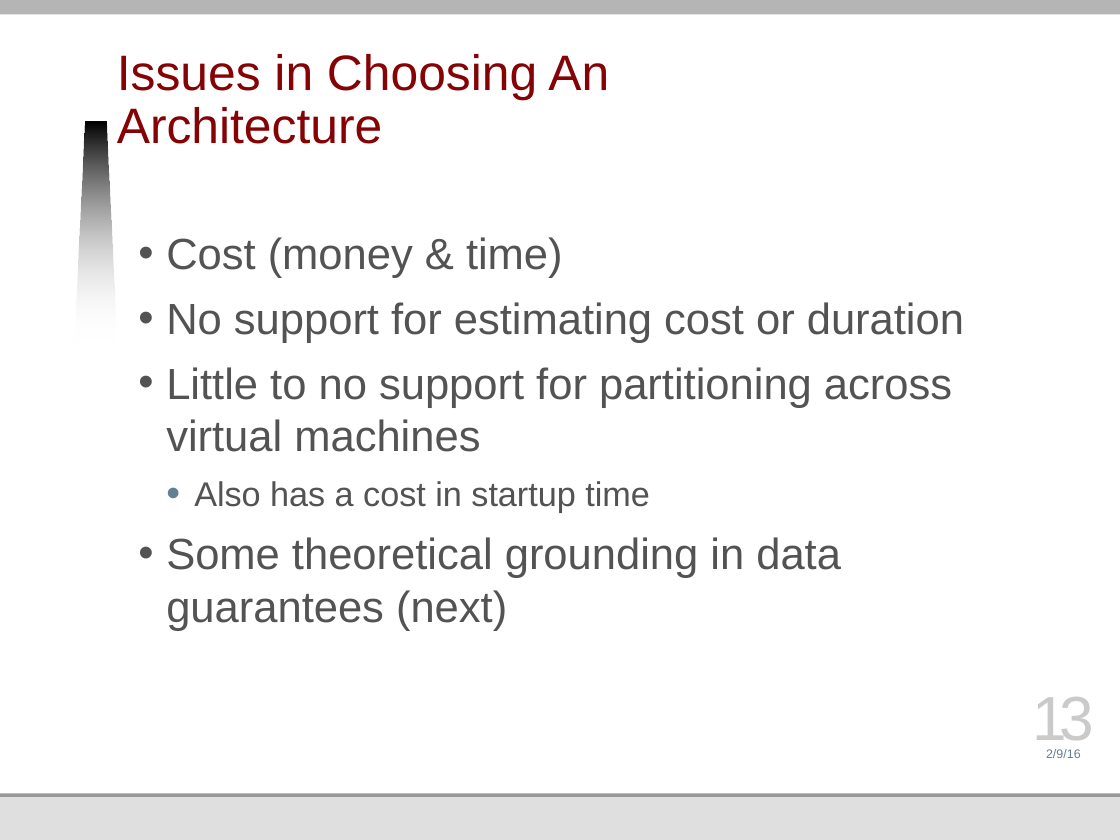
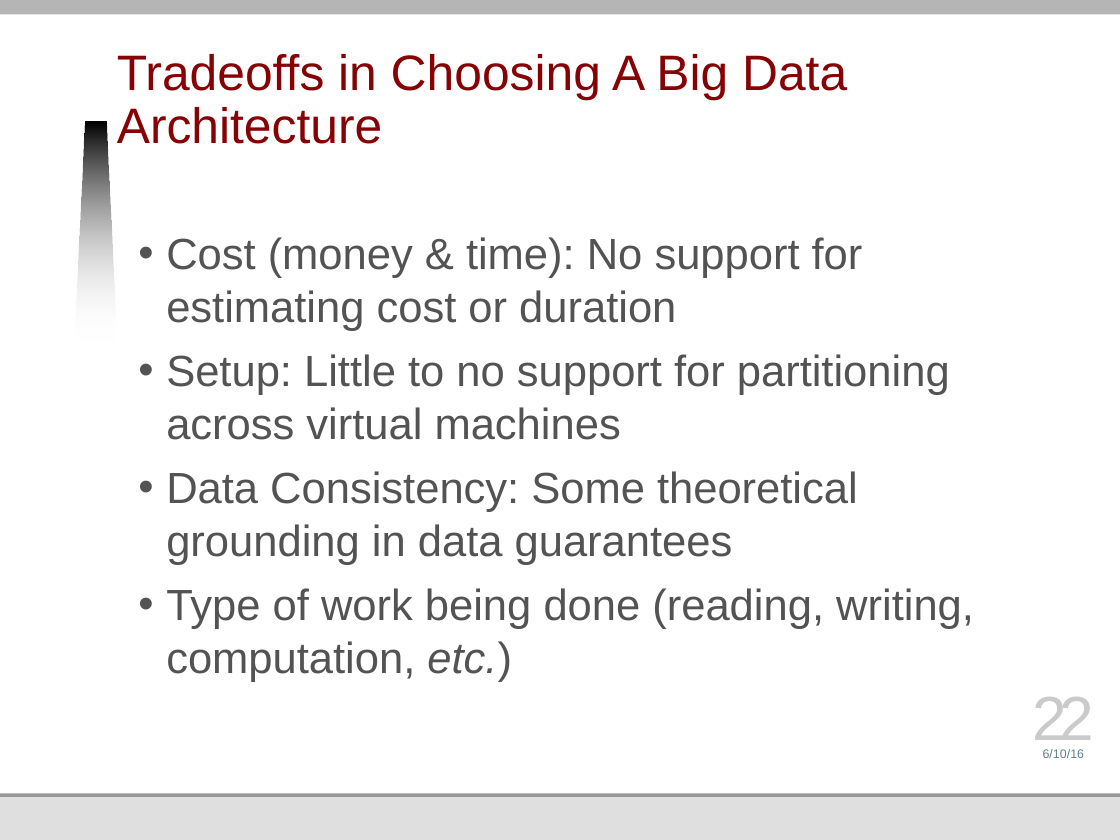
Before and after one commit to jmankoff/data, a slide deck: slide 22 of Lectures/9 Big Data Human.pptx (slide 13 before the commit). Drawn at 1120x840 pixels with LibreOffice and Linux fonts; fonts in the diff are those of the drawing; background and template pictures are left out. Boxes give left, top, right and bottom in pixels: in the first picture for what was removed or moved away, otherwise in the second. Text is boxed around its words. In the diff, an @@ line names an element or a change of style, - is before the commit and + after.

```diff
--- a/Lectures/9 Big Data Human.pptx
+++ b/Lectures/9 Big Data Human.pptx
@@ title at bbox=[117, 54, 847, 144]: text changed @@
-Issues in Choosing An Architecture
+Tradeoffs in Choosing A Big Data Architecture
@@ text at bbox=[166, 237, 974, 682]: text changed @@
-• Cost (money & time)
-• No support for estimating cost or duration
-• Little to no support for partitioning across virtual machines
-  • Also has a cost in startup time
-• Some theoretical grounding in data guarantees (next)
+• Cost (money & time): No support for estimating cost or duration
+• Setup: Little to no support for partitioning across virtual machines
+• Data Consistency: Some theoretical grounding in data guarantees
+• Type of work being done (reading, writing, computation, etc.)
@@ page number at bbox=[1033, 697, 1094, 752]: text changed @@
-13
+22
@@ text at bbox=[1043, 749, 1085, 758]: text changed @@
-2/9/16
+6/10/16
```
Also in this commit, not shown: 58 other slides changed, 8 other files.
